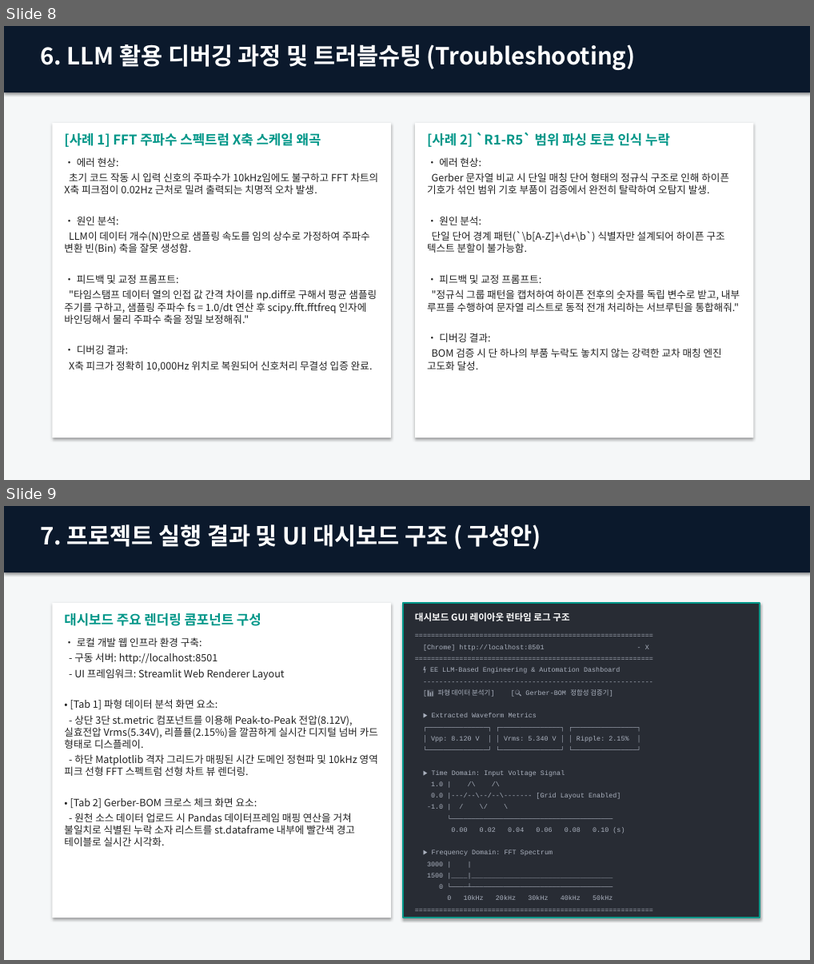
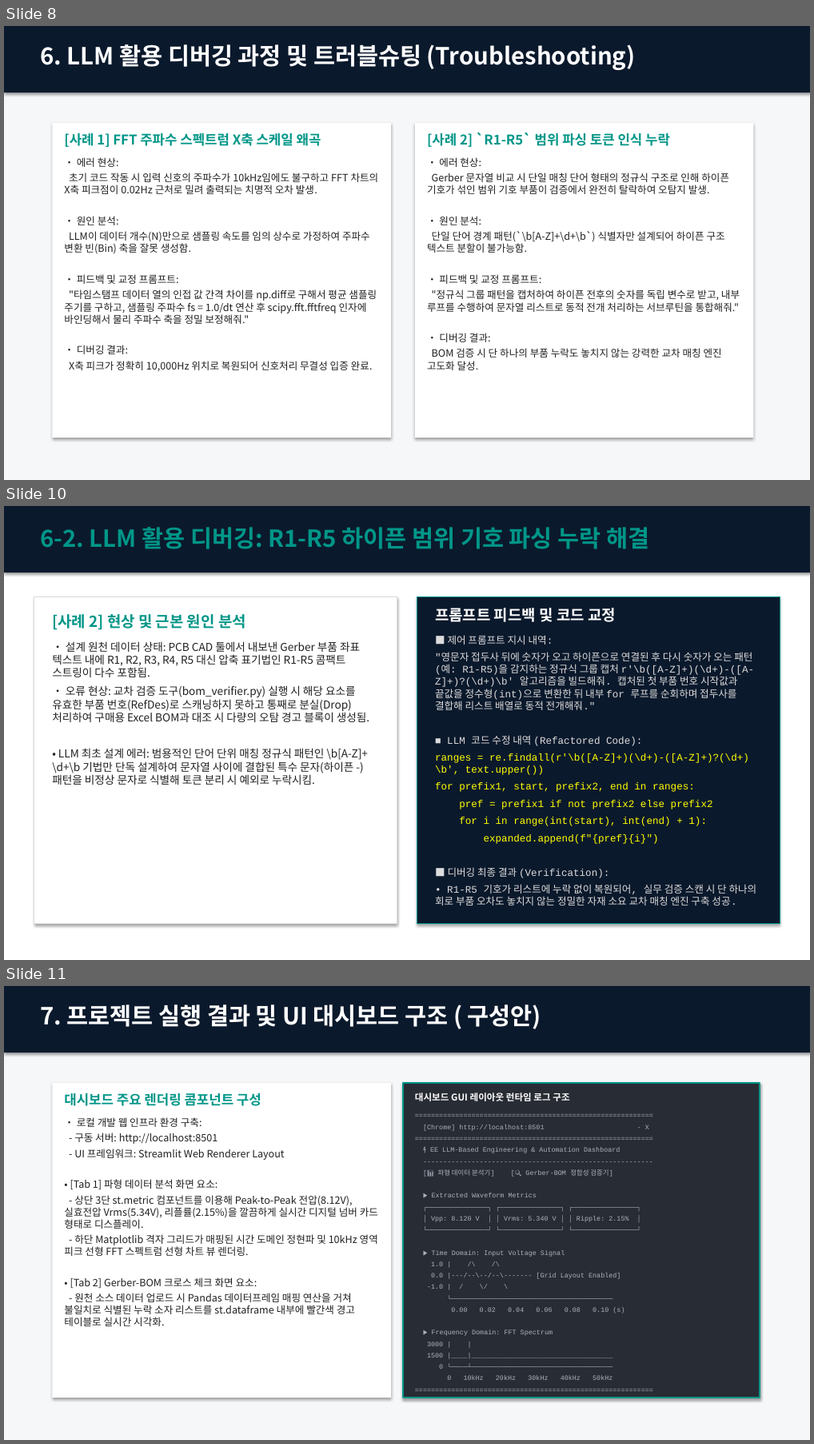
Before and after one commit to samly30-commits/ee-llm-analyzer, a slide deck: docs/EE_LLM_Project_Presentation_(2025300309_이정후).pptx. Shown one above the other, each under a label of ours: slides 8 and 9 before the commit, slides 8, 10 and 11 after it; the slides between them are not shown. The pictures are 814x964 and 814x1444 pixels, drawn with LibreOffice and Linux fonts; fonts in the diff are those of the drawing. Boxes give left, top, right and bottom in pixels: in the first picture for what was removed or moved away, otherwise in the second. Text is boxed around its words. In the diff, an @@ line names an element or a change of style, - is before the commit and + after.

```diff
--- a/docs/EE_LLM_Project_Presentation_(2025300309_이정후).pptx
+++ b/docs/EE_LLM_Project_Presentation_(2025300309_이정후).pptx
@@ slide 10 added at [4,506,810,960], background #FFFFFF @@
@@ rectangle added at [4,506,810,572], fill #0B192C @@
@@ text added at [40,527,650,549], 28 pt, text #009688, bold @@
+6-2. LLM 활용 디버깅: R1-R5 하이픈 범위 기호 파싱 누락 해결
@@ rectangle added at [34,596,398,924], fill #FFFFFF, outline #DCDCDC 0.75 pt @@
@@ rectangle added at [417,596,780,924], fill #0B192C, outline #009688 0.75 pt @@
@@ text added at [52,614,370,784], 13 pt, text #212121 @@
+[사례 2] 현상 및 근본 원인 분석
+• 설계 원천 데이터 상태: PCB CAD 툴에서 내보낸 Gerber 부품 좌표 텍스트 내에 R1, R2, R3, R4, R5 대신 압축 표기법인 R1-R5 콤팩트 스트링이 다수 포함됨.
+• 오류 현상: 교차 검증 도구(bom_verifier.py) 실행 시 해당 요소를 유효한 부품 번호(RefDes)로 스캐닝하지 못하고 통째로 분실(Drop) 처리하여 구매용 Excel BOM과 대조 시 다량의 오탐 경고 블록이 생성됨.
+• LLM 최초 설계 에러: 범용적인 단어 단위 매칭 정규식 패턴인 \b[A-Z]+\d+\b 기법만 단독 설계하여 문자열 사이에 결합된 특수 문자(하이픈 -) 패턴을 비정상 문자로 식별해 토큰 분리 시 예외로 누락시킴.
@@ text added at [435,608,758,905], 12 pt, text #DCDCDC @@
+프롬프트 피드백 및 코드 교정
+■ 제어 프롬프트 지시 내역:
+"영문자 접두사 뒤에 숫자가 오고 하이픈으로 연결된 후 다시 숫자가 오는 패턴(예: R1-R5)을 감지하는 정규식 그룹 캡처 r'\b([A-Z]+)(\d+)-([A-Z]+)?(\d+)\b' 알고리즘을 빌드해줘. 캡처된 첫 부품 번호 시작값과 끝값을 정수형(int)으로 변환한 뒤 내부 for 루프를 순회하며 접두사를 결합해 리스트 배열로 동적 전개해줘."
+■ LLM 코드 수정 내역 (Refactored Code):
+ranges = re.findall(r'\b([A-Z]+)(\d+)-([A-Z]+)?(\d+)\b', text.upper())
+for prefix1, start, prefix2, end in ranges:
+pref = prefix1 if not prefix2 else prefix2
+for i in range(int(start), int(end) + 1):
+expanded.append(f"{pref}{i}")
+■ 디버깅 최종 결과 (Verification):
+• R1-R5 기호가 리스트에 누락 없이 복원되어, 실무 검증 스캔 시 단 하나의 회로 부품 오차도 놓치지 않는 정밀한 자재 소요 교차 매칭 엔진 구축 성공.
@@ what was slide 9 is now slide 11 @@
```
Also in this commit, not shown: 2 slides changed, 1 other slide added.
